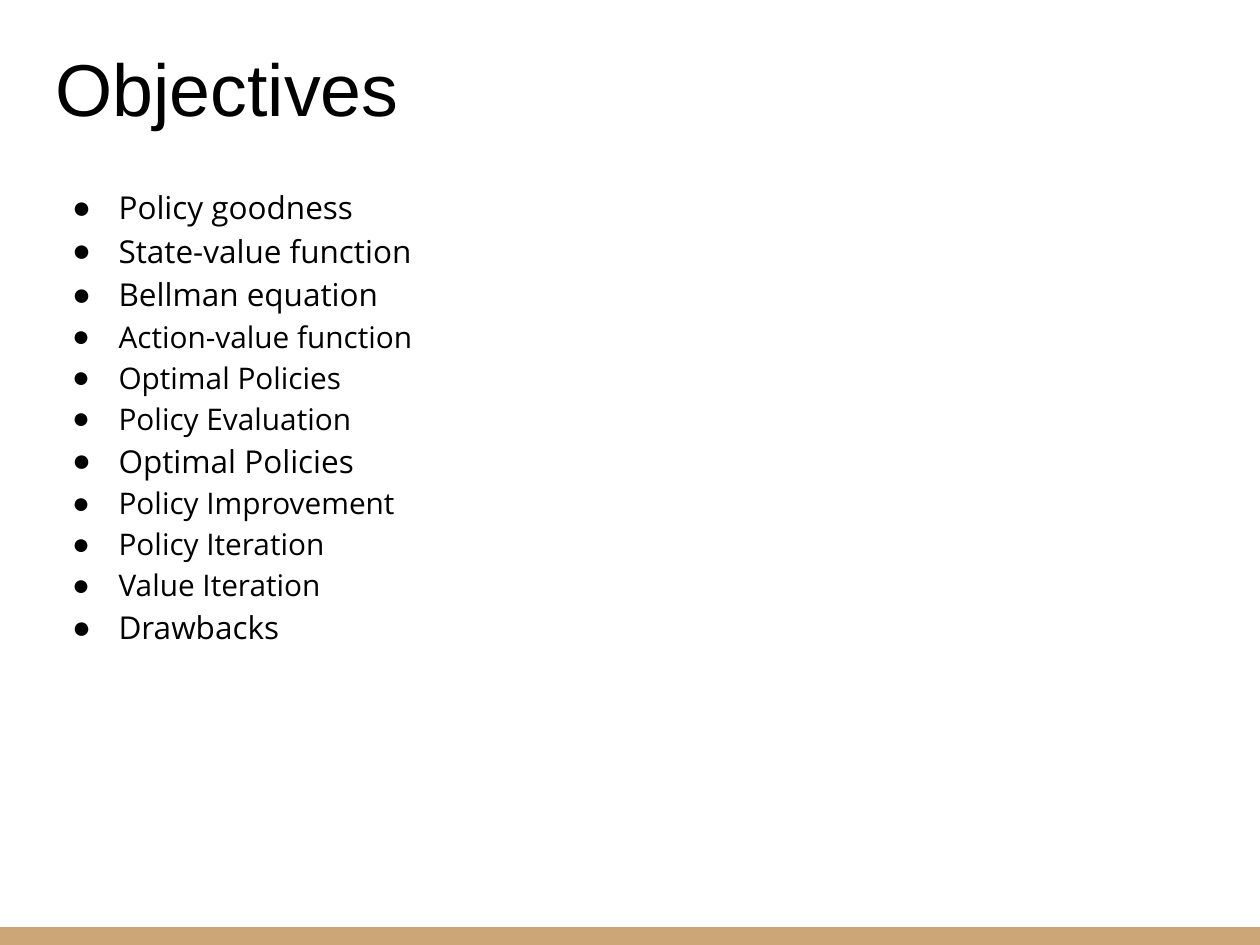
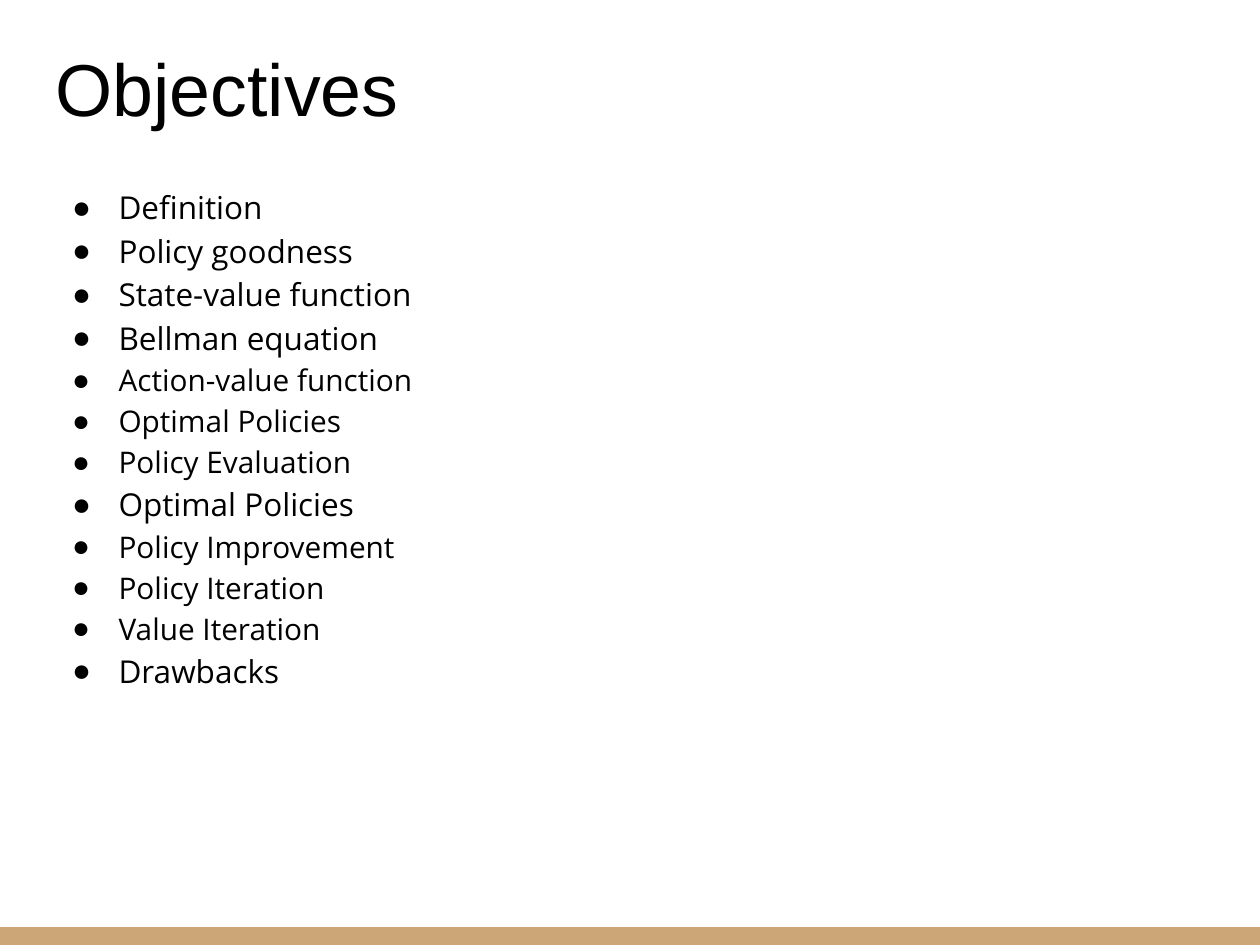
Before and after one commit to riccardoberta/autonomous-agents, a slide deck: slide 2 of 02 - Dynamic Programming/slides.pptx. Drawn at 1260x945 pixels with LibreOffice and Linux fonts; fonts in the diff are those of the drawing. Boxes give left, top, right and bottom in pixels: in the first picture for what was removed or moved away, otherwise in the second. Text is boxed around its words. In the diff, an @@ line names an element or a change of style, - is before the commit and + after.

```diff
--- a/02 - Dynamic Programming/slides.pptx
+++ b/02 - Dynamic Programming/slides.pptx
@@ text at (119,195,263,220): paragraph added @@
+● Definition
```
Also in this commit, not shown: 9 other slides changed, 2 slides added, 20 other files.
